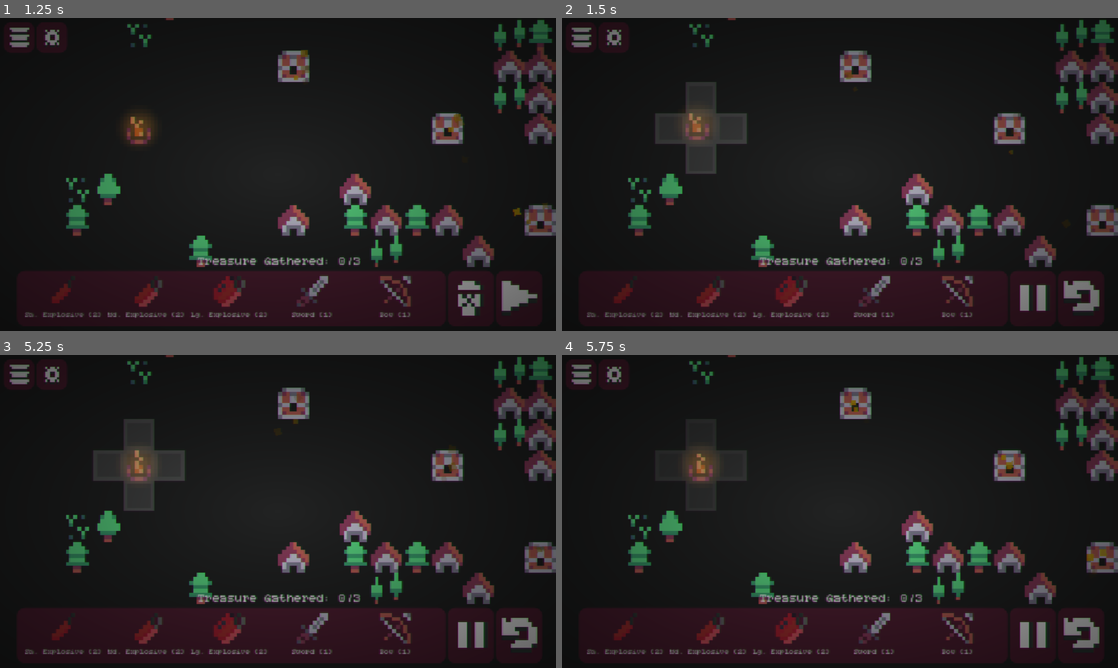
Above: before the commit, frames 1-4 (two rows, left to right).
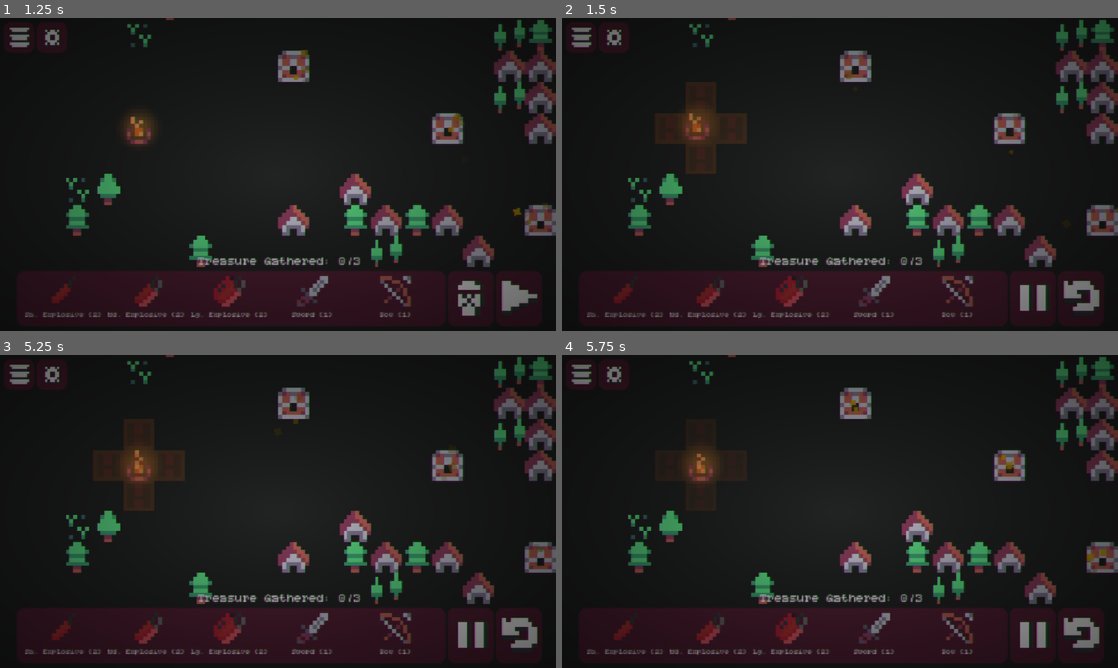
Above: after the commit, the same moments.

Repository: AuroraEchoes/Dominominion
Game: Godot game, scene res://scenes/ui/MainMenu.tscn
The game is run twice, just before and just after one commit, with the same random seed, the same clock (stepped at 60 frames per second) and the same inputs.
Inputs (mouse positions are in pixels of both pictures, inside the frame that each line leads up to):
- Up to frame 1 (1.25 s): click (239, 130) at 0.5 s
- Up to frame 2 (1.5 s): click (1079, 299) at 1.25 s
- Up to frame 3 (5.25 s): move the mouse to (400, 495) at 2.02 s; click (400, 495) at 2.17 s; drag from (166, 527) to (250, 574) at 2.77 s; click (16, 373) at 3.5 s; click (239, 467) at 4.25 s; click (517, 636) at 5 s
- Up to frame 4 (5.75 s): no input

Frame 1 is identical in both runs. In frame 2, 1.2% of the frame differs, in the area x 16-34%, y 20-50%; in frame 3, 1.2%; in frame 4, less than 0.1%.

Commit message:
fix highlights always being info

Diff:
--- a/scripts/cell_entities/cell_entity.gd
+++ b/scripts/cell_entities/cell_entity.gd
@@ -99,7 +99,7 @@
 func highlight_affected_cells(type: CellHighlighter.HighlightType) -> void:
 	var cells := get_affected_cells()
 	clear_cell_highlight_group()
-	cell_highlight_group = manager.level.cell_highlighter.create_highlight_group(cells, CellHighlighter.HighlightType.INFO)
+	cell_highlight_group = manager.level.cell_highlighter.create_highlight_group(cells, type)
 
 func enter_dormant():
 	pass
